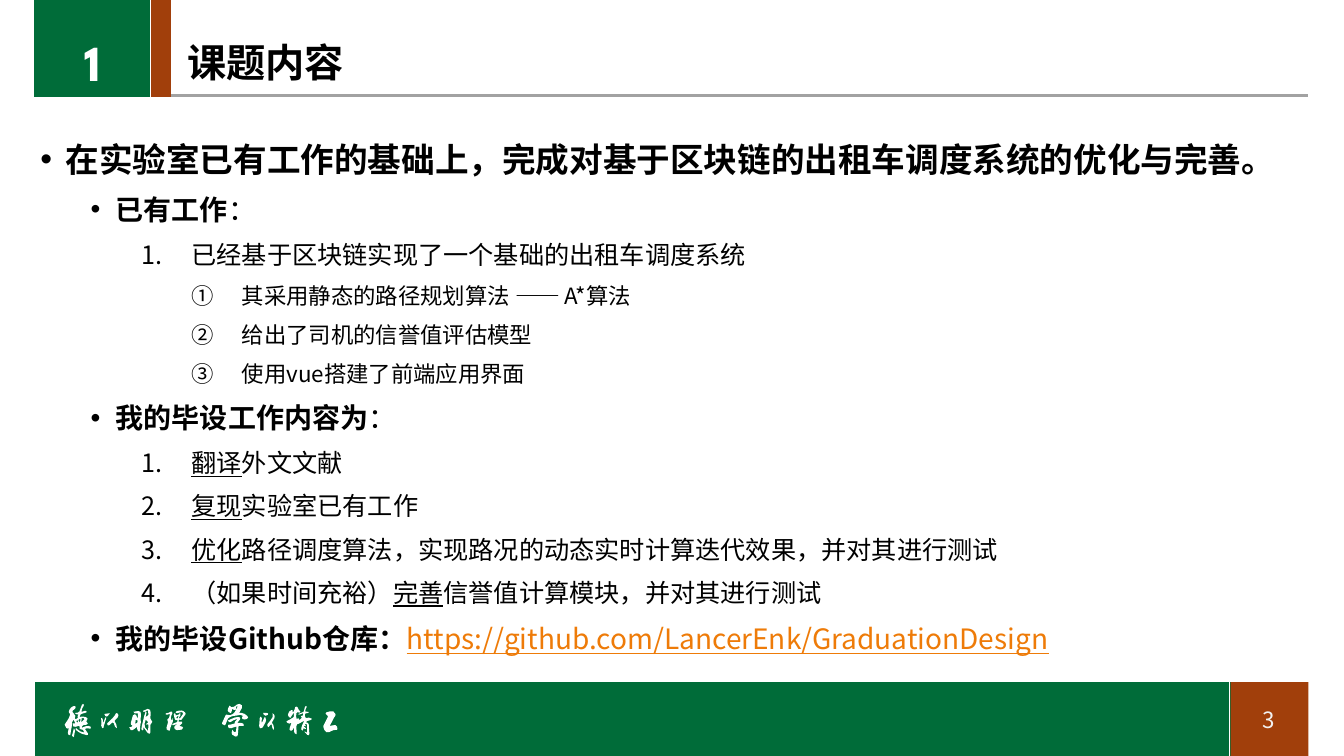
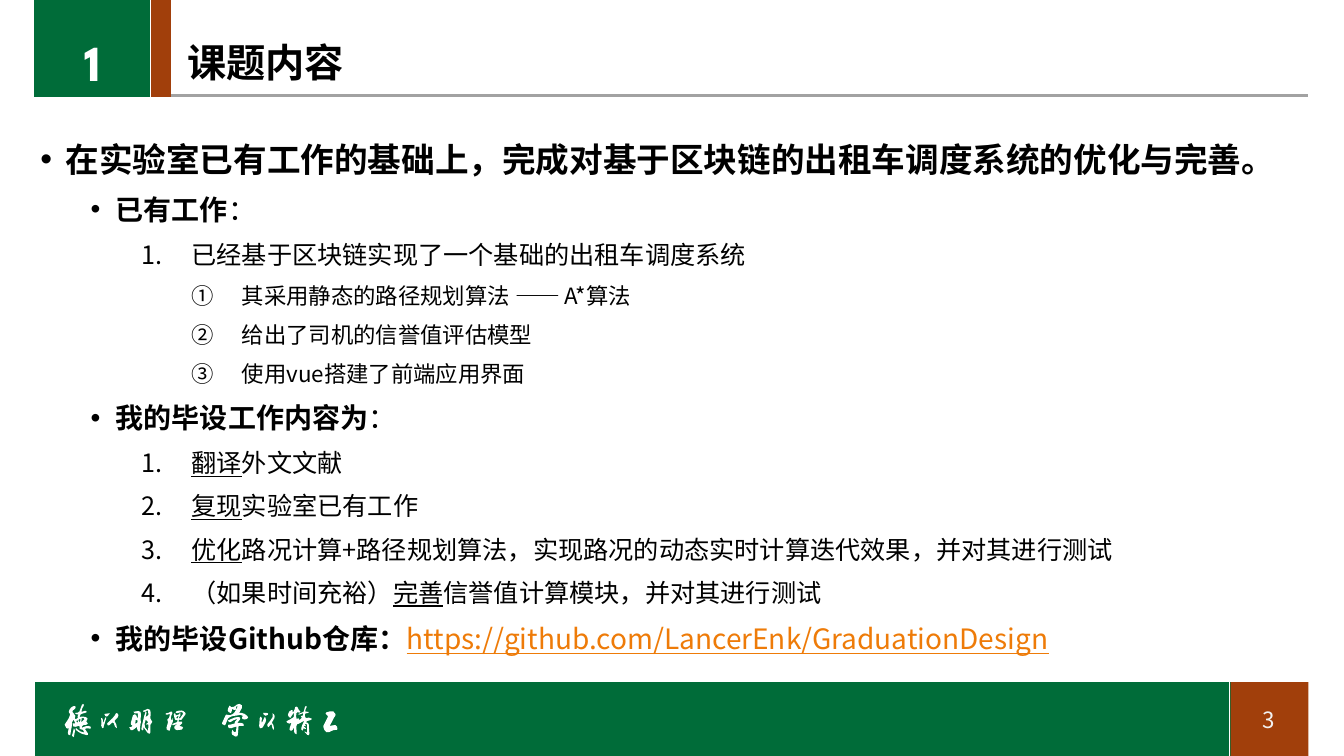
Before and after one commit to LancerEnk/GraduationDesign, a slide deck: slide 3 of doc/中期/中期_msj.pptx. Drawn at 1344x756 pixels with LibreOffice and Linux fonts; fonts in the diff are those of the drawing; background and template pictures are left out. Boxes give left, top, right and bottom in pixels: in the first picture for what was removed or moved away, otherwise in the second. Text is boxed around its words. In the diff, an @@ line names an element or a change of style, - is before the commit and + after.

```diff
--- a/doc/中期/中期_msj.pptx
+++ b/doc/中期/中期_msj.pptx
@@ text at <box>191,537,1112,563</box>: text changed @@
-    3. 优化路径调度算法，实现路况的动态实时计算迭代效果，并对其进行测试
+    3. 优化路况计算+路径规划算法，实现路况的动态实时计算迭代效果，并对其进行测试
```
Also in this commit, not shown: 5 other slides changed, 1 other file.
